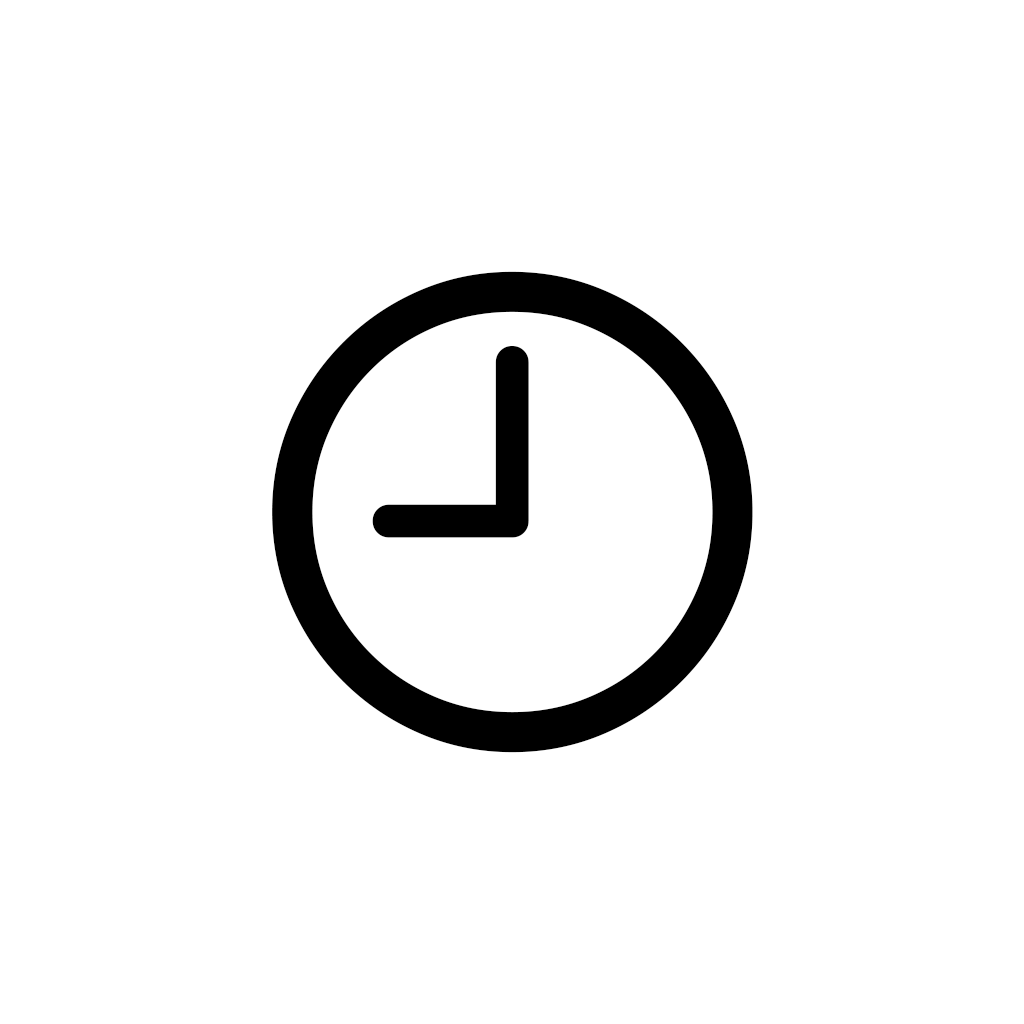
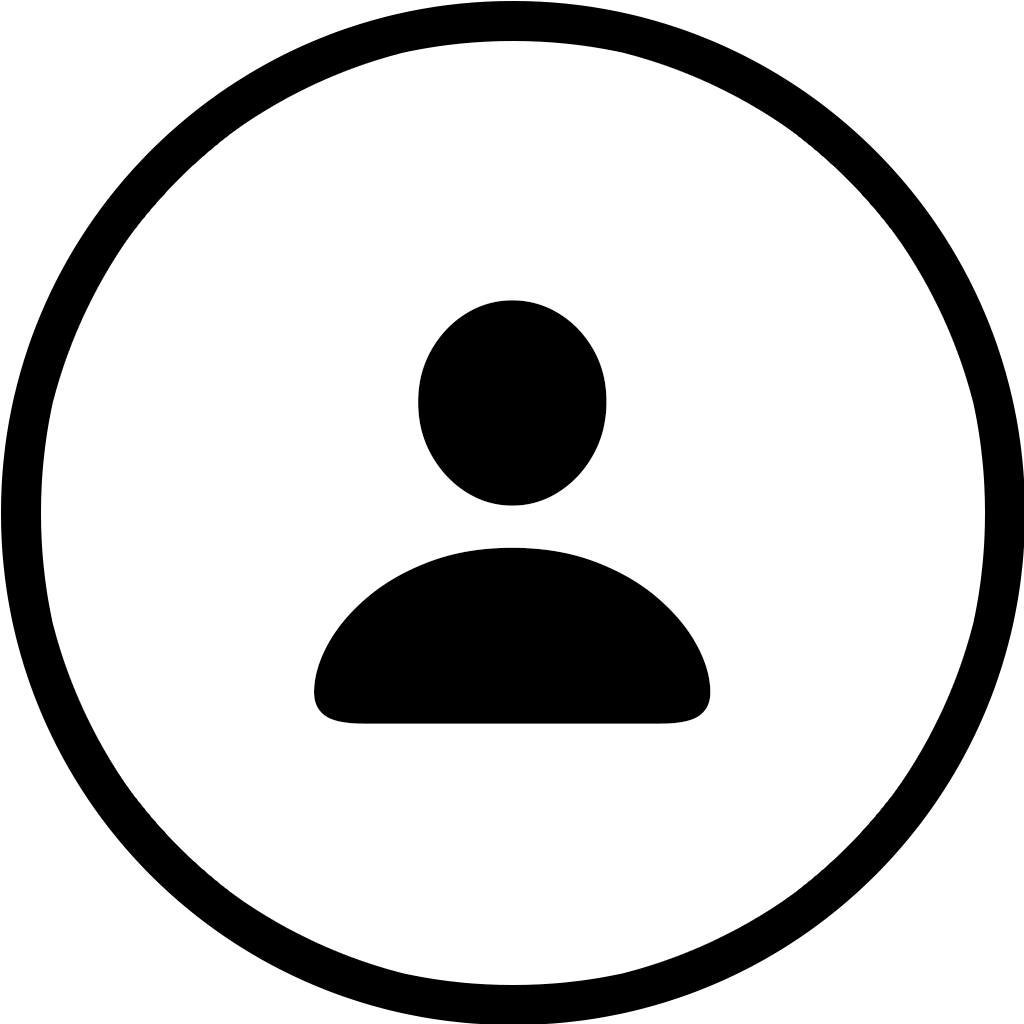
Before/after of a 1024×1024 layered artwork. What changed in the layer stack:
added layer (unnamed layer) (3rd of 4) over box(314, 300, 711, 724)
hid (unnamed layer) (4th of 4) over box(272, 271, 753, 753)
added layer "Rounded Rectangle 1 copy" above "Rounded Rectangle 1" over box(1, 1, 1024, 1024)
hid "Rounded Rectangle 1" over box(1, 1, 1024, 1024)
